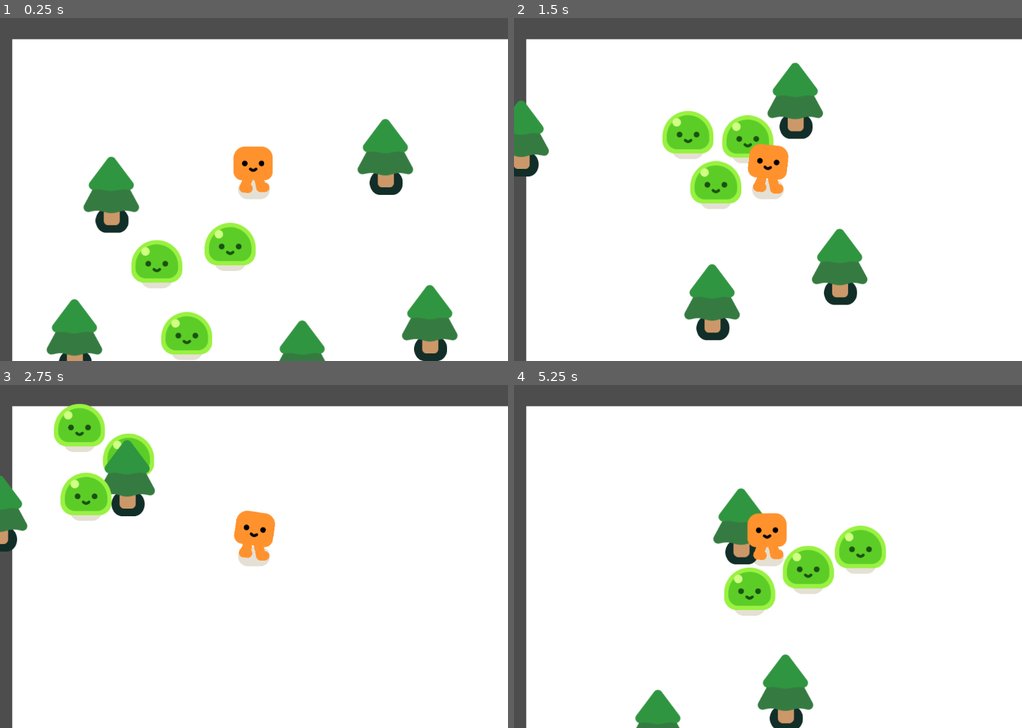
Above: before the commit, frames 1-4 (two rows, left to right).
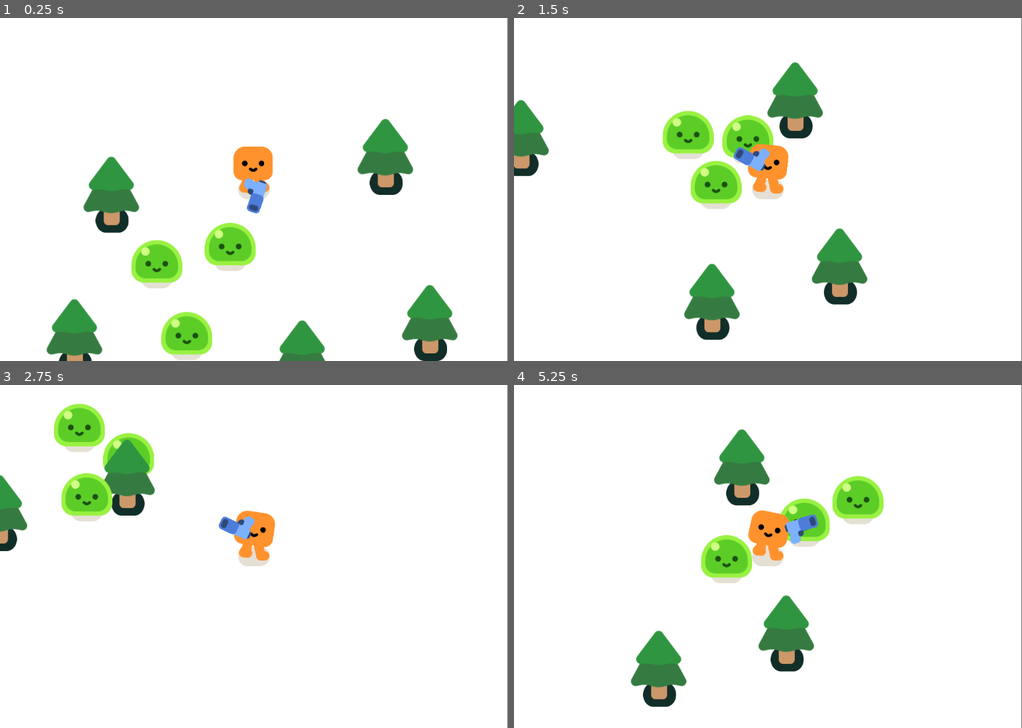
Above: after the commit, the same moments.

Repository: TranQuocNghiaGameMaker/Vampire-Survivor-In-GODOT
Game: Godot game, scene res://Scenes/Survival Game.tscn
Same seed, same stepped clock (60 frames per second), same inputs: the game is played once before the commit and once after it.
Inputs:
- Up to frame 1 (0.25 s): no input
- Up to frame 2 (1.5 s): hold Right (move_right) 0.53-1.28 s; hold Down (move_down) from 1.28 s (still down)
- Up to frame 3 (2.75 s): release Down (move_down) at 2.03 s; hold Right (move_right) from 2.03 s (still down)
- Up to frame 4 (5.25 s): release Right (move_right) at 2.78 s; hold Up (move_up) 2.78-3.53 s; hold Left (move_left) 3.53-5.03 s; hold Down (move_down) from 5.03 s (still down)

The runs differ from the first frame. In frame 1, 9.1% of the frame differs, in the area x 0-100%, y 0-100%; in frame 2, 9.1%; in frame 3, 8.9%; in frame 4, 23%.

Commit message:
+[NghiaTQ] Added Gun to player, rotate gun toward enemies

Diff:
--- a/Scenes/Player.tscn
+++ b/Scenes/Player.tscn
@@ -1,7 +1,8 @@
-[gd_scene load_steps=4 format=3 uid="uid://dqnvktw1muhoa"]
+[gd_scene load_steps=5 format=3 uid="uid://dqnvktw1muhoa"]
 
 [ext_resource type="PackedScene" uid="uid://pbmyh1qru7p" path="res://characters/happy_boo/happy_boo.tscn" id="1_8y7ot"]
 [ext_resource type="Script" path="res://Scripts/Player.gd" id="1_wava7"]
+[ext_resource type="PackedScene" uid="uid://tx6c1vv22r7x" path="res://Scenes/gun.tscn" id="3_7njl2"]
 
 [sub_resource type="CapsuleShape2D" id="CapsuleShape2D_06x1l"]
 radius = 33.0
@@ -18,3 +19,6 @@
 shape = SubResource("CapsuleShape2D_06x1l")
 
 [node name="Camera2D" type="Camera2D" parent="."]
+
+[node name="Gun" parent="." instance=ExtResource("3_7njl2")]
+position = Vector2(17, -43)
--- a/Scenes/Survival Game.tscn
+++ b/Scenes/Survival Game.tscn
@@ -11,10 +11,9 @@
 layer = -1
 
 [node name="ColorRect" type="ColorRect" parent="CanvasLayer"]
-offset_left = 26.0
-offset_top = 45.0
-offset_right = 1101.0
-offset_bottom = 772.0
+offset_left = -1.0
+offset_right = 1074.0
+offset_bottom = 727.0
 
 [node name="pine_tree" parent="." instance=ExtResource("2_totqp")]
 position = Vector2(278, 238)
--- /dev/null
+++ b/Scenes/gun.tscn
@@ -0,0 +1,24 @@
+[gd_scene load_steps=4 format=3 uid="uid://tx6c1vv22r7x"]
+
+[ext_resource type="Script" path="res://Scripts/gun.gd" id="1_fl17h"]
+[ext_resource type="Texture2D" uid="uid://cswb5do8rrj7q" path="res://pistol/pistol.png" id="1_mwnqg"]
+
+[sub_resource type="CircleShape2D" id="CircleShape2D_35ris"]
+radius = 326.221
+
+[node name="Gun" type="Area2D"]
+collision_mask = 2
+script = ExtResource("1_fl17h")
+
+[node name="CollisionShape2D" type="CollisionShape2D" parent="."]
+position = Vector2(5, -4)
+shape = SubResource("CircleShape2D_35ris")
+
+[node name="Weapon Pivot" type="Marker2D" parent="."]
+
+[node name="Pistol" type="Sprite2D" parent="Weapon Pivot"]
+position = Vector2(58, 1)
+texture = ExtResource("1_mwnqg")
+
+[node name="Shooting Point" type="Marker2D" parent="Weapon Pivot/Pistol"]
+position = Vector2(27, -10)
--- a/Scenes/mob.tscn
+++ b/Scenes/mob.tscn
@@ -7,6 +7,8 @@
 radius = 59.0339
 
 [node name="Mob" type="CharacterBody2D"]
+collision_layer = 2
+collision_mask = 3
 script = ExtResource("1_yasgg")
 
 [node name="Slime" parent="." instance=ExtResource("2_3e5a5")]
--- /dev/null
+++ b/Scripts/gun.gd
@@ -0,0 +1,7 @@
+extends Area2D
+
+func _physics_process(delta):
+	var enemies = get_overlapping_bodies()
+	if enemies.size() > 0:
+		var target = enemies[0]
+		look_at(target.global_position)
